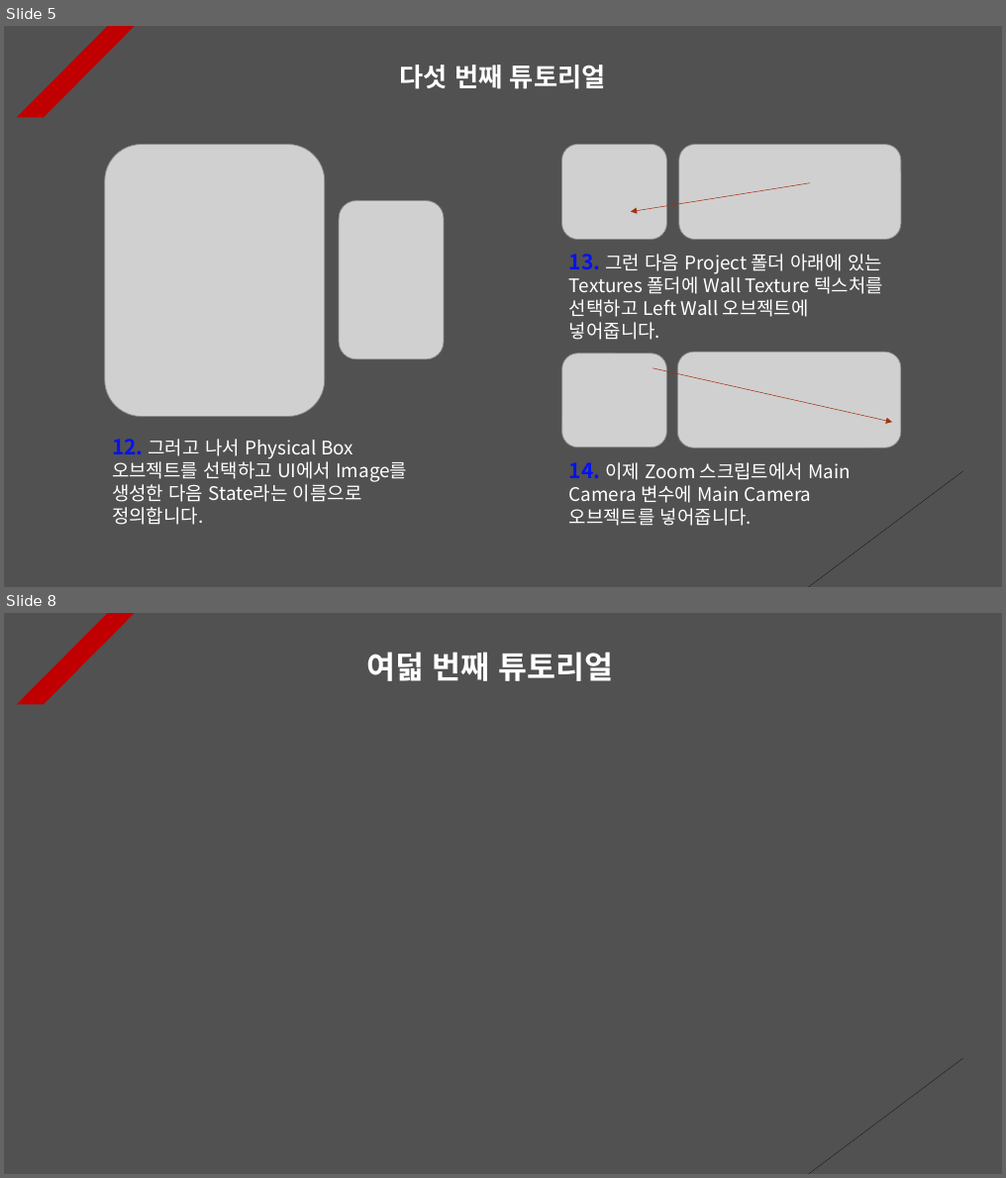
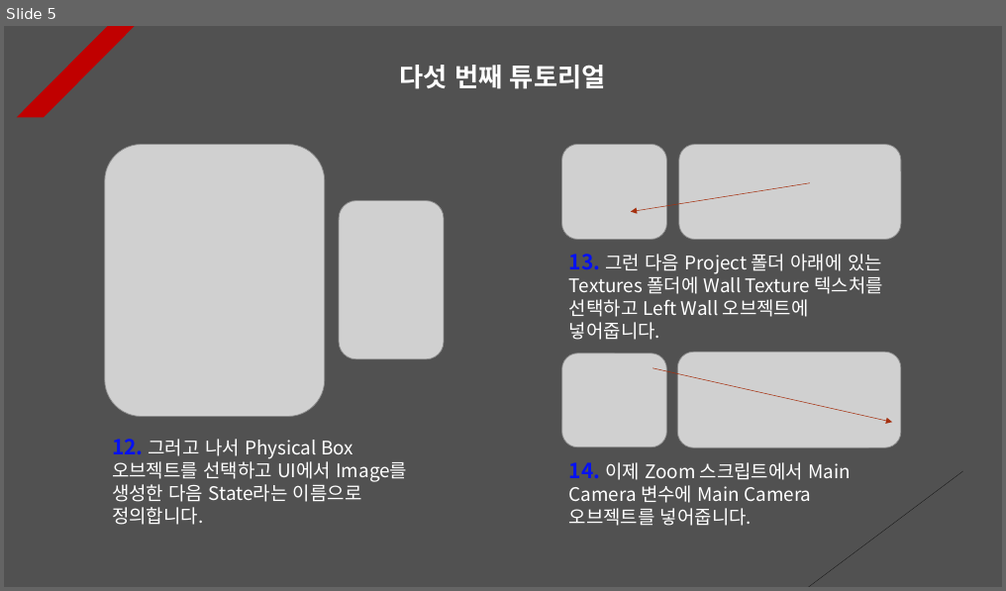
Before and after one commit to Unity2033/3D-UnityEngine, a slide deck: Assets/Class/Mouse Function/PPT Data/Mouse Example.pptx. Shown one above the other, each under a label of ours: slides 5 and 8 before the commit, slide 5 after it; the slides between them are not shown. The pictures are 1006x1178 and 1006x591 pixels, drawn with LibreOffice and Linux fonts; fonts in the diff are those of the drawing; grey boxes stand for pictures. Boxes give left, top, right and bottom in pixels: in the first picture for what was removed or moved away, otherwise in the second. Text is boxed around its words. In the diff, an @@ line names an element or a change of style, - is before the commit and + after.

```diff
--- a/Assets/Class/Mouse Function/PPT Data/Mouse Example.pptx
+++ b/Assets/Class/Mouse Function/PPT Data/Mouse Example.pptx
@@ slide 8 removed at bbox=[4, 613, 1002, 1174], background #515151; not listed: 2 template elements that a slide beside it also shows @@
@@ text removed at bbox=[366, 652, 614, 681] @@
-여덟 번째 튜토리얼
```
Also in this commit, not shown: 3 slides changed, 1 slide added, 48 other files.
